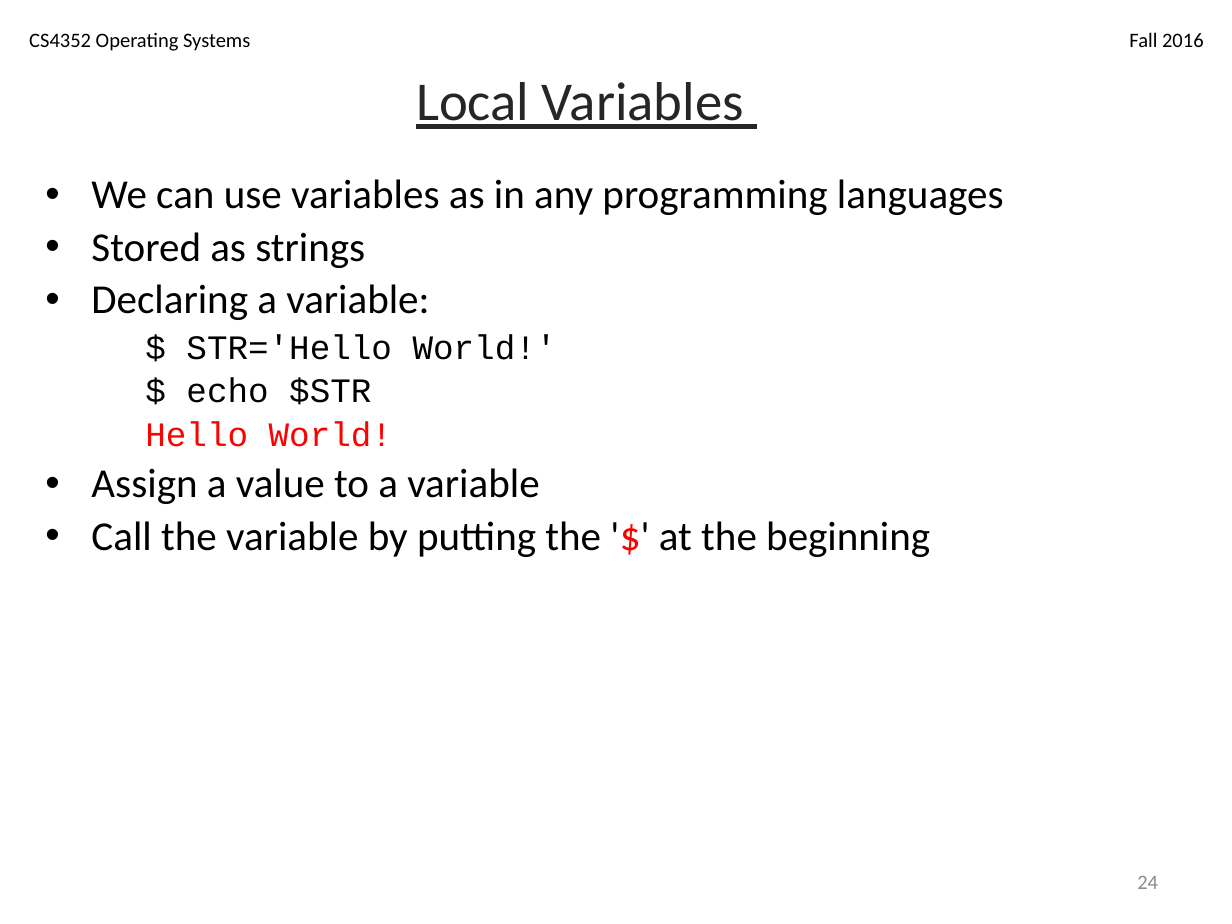
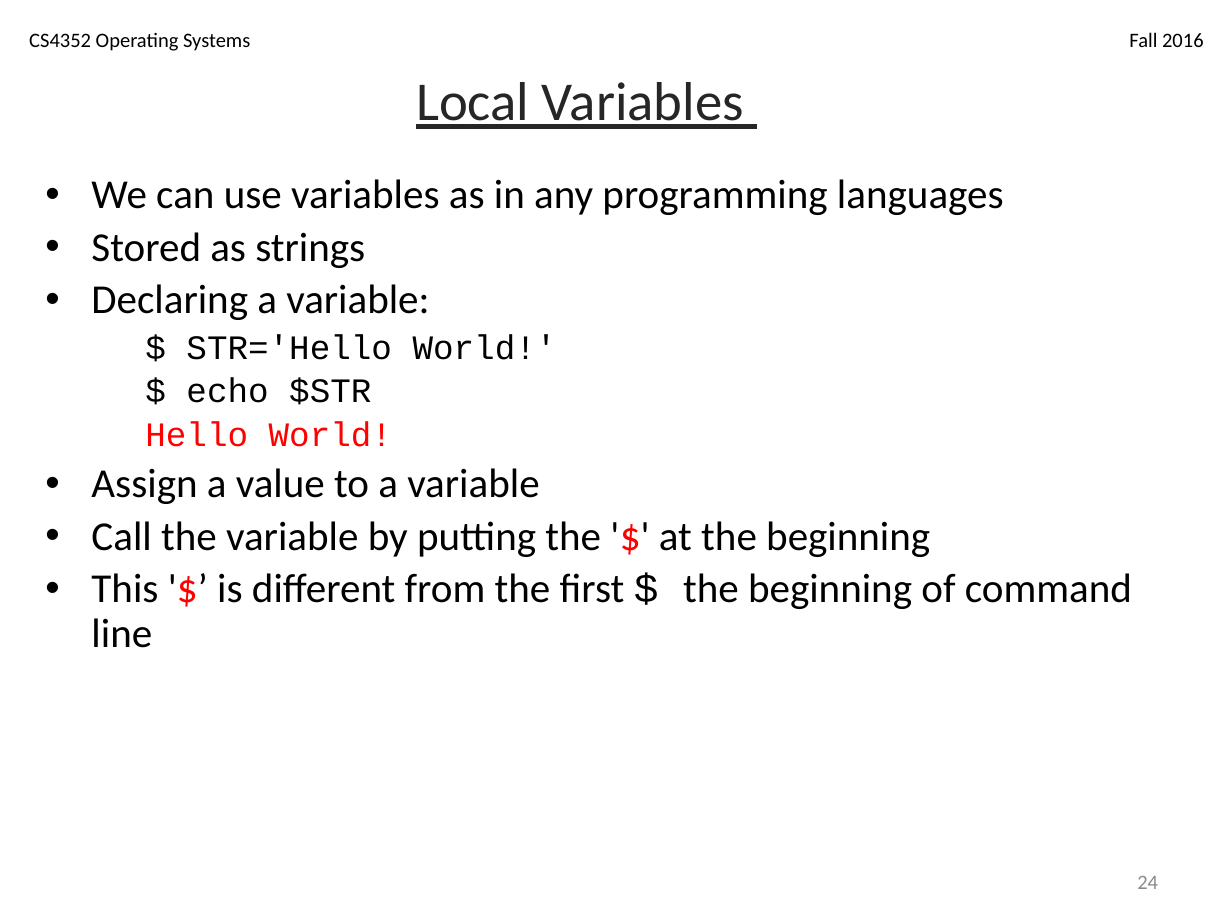
Before and after one commit to iDataVisualizationLab/CS4352_Fall2018, a slide deck: slide 24 of slides/Lecture03.pptx. Drawn at 1232x924 pixels with LibreOffice and Linux fonts; fonts in the diff are those of the drawing. Boxes give left, top, right and bottom in pixels: in the first picture for what was removed or moved away, otherwise in the second. Text is boxed around its words. In the diff, an @@ line names an element or a change of style, - is before the commit and + after.

Commit message:
update from ttu

```diff
--- a/slides/Lecture03.pptx
+++ b/slides/Lecture03.pptx
@@ text at [91, 573, 1132, 648]: paragraph added @@
+• This '$’ is different from the first $ the beginning of command line
```
Also in this commit, not shown: 7 other slides changed.
